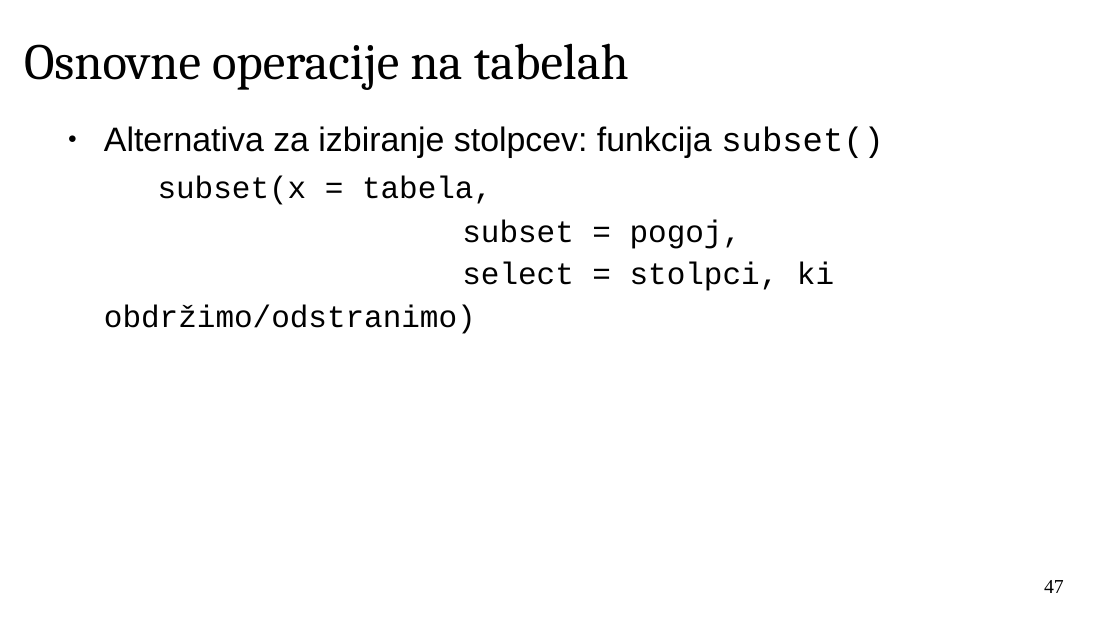
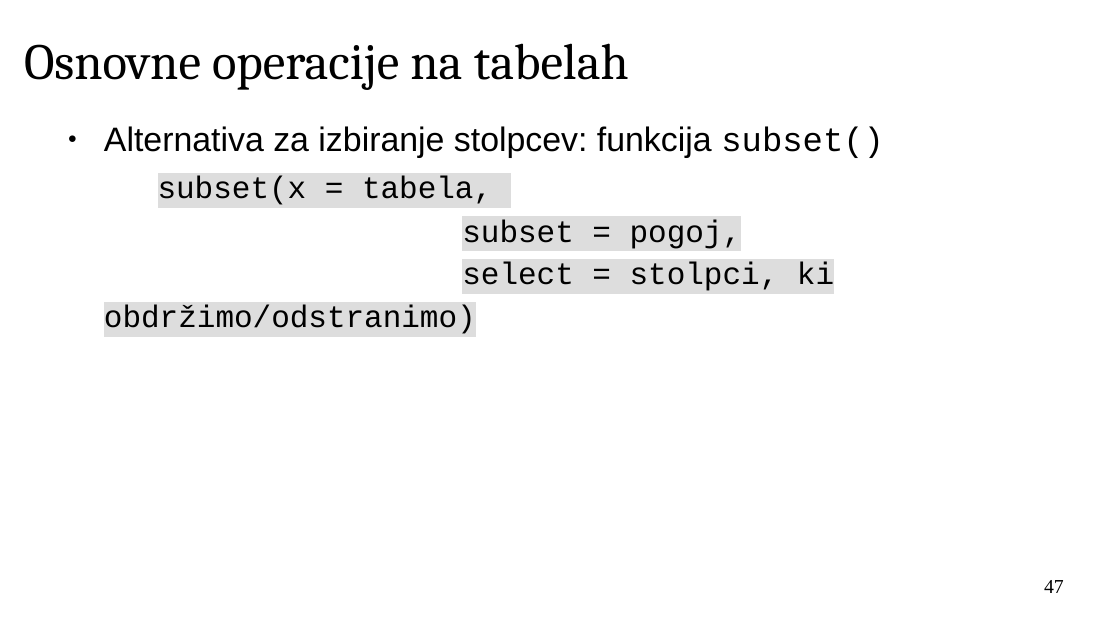
Before and after one commit to janaobsteter/R_tecaj, a slide deck: slide 47 of IT_Rtecaj_ModulA.odp. Drawn at 1120x630 pixels with LibreOffice and Linux fonts; fonts in the diff are those of the drawing; background and template pictures are left out. Boxes give left, top, right and bottom in pixels: in the first picture for what was removed or moved away, otherwise in the second. Text is boxed around its words. In the diff, an @@ line names an element or a change of style, - is before the commit and + after.

```diff
--- a/IT_Rtecaj_ModulA.odp
+++ b/IT_Rtecaj_ModulA.odp
@@ text "Alternativa za izbiranje stolpcev: funkcija ..." at <box>104,126,884,334</box>: highlight none to #DDDDDD in "subset(x = tabela, subset = pogoj, select ..." @@
```
Also in this commit, not shown: 7 other slides changed, 3 other files.
